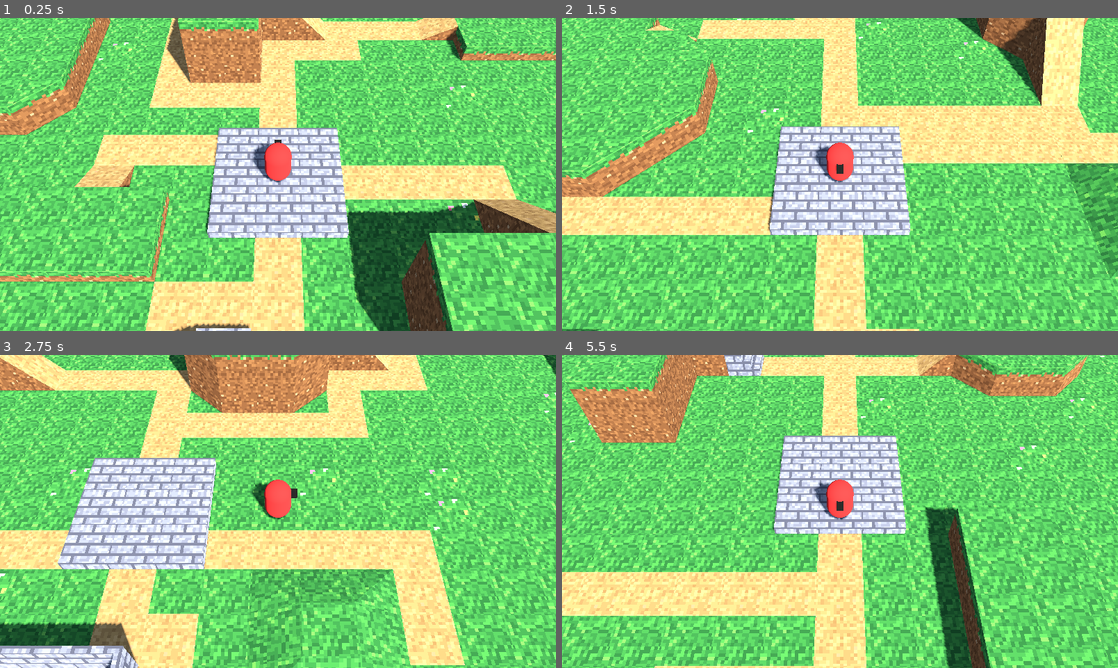
Above: before the commit, frames 1-4 (two rows, left to right).
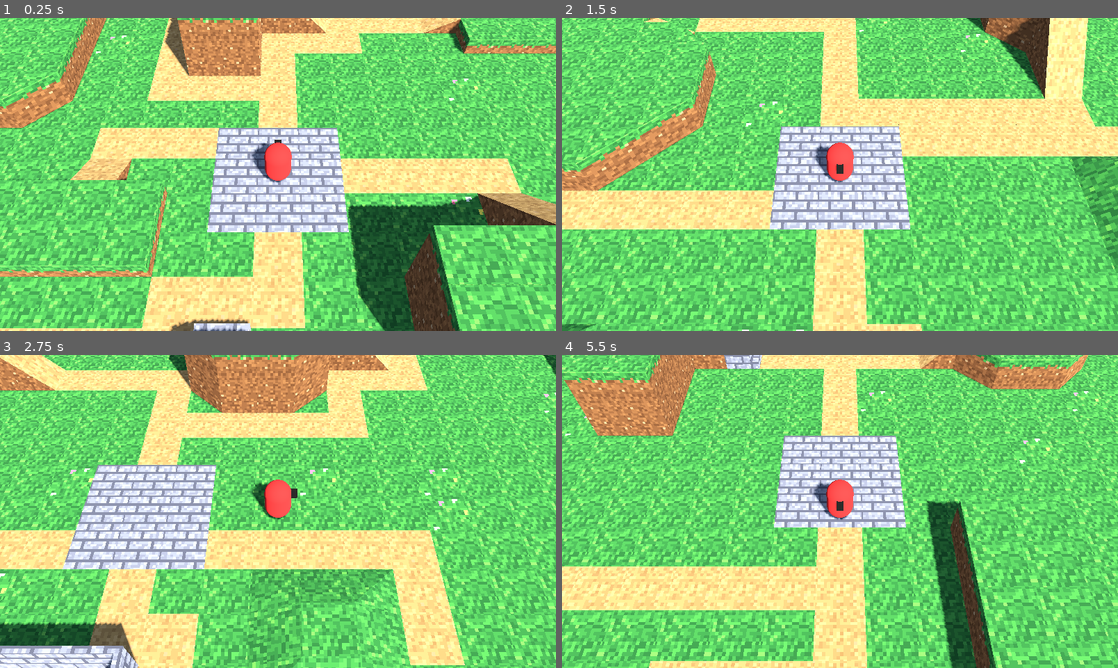
Above: after the commit, the same moments.

Repository: grimechristopher/procedural-game
Game: Godot game, scene res://scenes/main.tscn
Two runs of this game, one before a commit and one after it. Both use one fixed random seed, a clock stepped at 60 frames per second and the inputs below.
Inputs:
- Up to frame 1 (0.25 s): no input
- Up to frame 2 (1.5 s): tap Enter at 0.5 s; hold D (move_right) 0.53-1.28 s; hold R (regenerate) 0.53-1.28 s; hold S (move_down) from 1.28 s (still down); tap R (regenerate) at 1.35 s
- Up to frame 3 (2.75 s): release S (move_down) at 2.03 s; hold D (move_right) from 2.03 s (still down); hold Shift (run) from 2.03 s (still down); tap R (regenerate) at 2.3 s
- Up to frame 4 (5.5 s): release D (move_right) at 2.78 s; release Shift (run) at 2.78 s; hold W (move_up) 2.78-3.53 s; tap X at 2.85 s; tap R (regenerate) at 3.05, 4.35, 5.3 s; hold R (regenerate) 3.53-4.28 s; hold A (move_left) 3.53-5.03 s; hold S (move_down) from 5.03 s (still down); hold Shift (run) from 5.03 s (still down)

The runs differ from the first frame. In frame 1, 62% of the frame differs, in the area x 0-100%, y 0-100%; in frame 2, 62%; in frame 3, 6.1%; in frame 4, 65%.

Commit message:
Remove quarter-height slab and step tolerance
Heights must match exactly again, so height only changes on ramps and
stairs. The spawn plaza is now a stone-paved ground tile.

Co-Authored-By: Claude Opus 5.5 <noreply@anthropic.com>
Claude-Session: https://claude.ai/code/session_01QBAyNdiLYtBbpQzeaWaTYf

Diff:
--- a/scripts/main.gd
+++ b/scripts/main.gd
@@ -11,7 +11,7 @@
 func _unhandled_input(event: InputEvent) -> void:
 	if event.is_action_pressed("regenerate"):
 		world.generate(randi())
-		player.teleport(world.spawn_cell, world.spawn_layer)
+		player.teleport(world.spawn_cell)
 
 
 func _setup_input() -> void:
--- a/scripts/player.gd
+++ b/scripts/player.gd
@@ -36,7 +36,7 @@
 
 
 func _ready() -> void:
-	teleport(world.spawn_cell, world.spawn_layer)
+	teleport(world.spawn_cell)
 
 
 func teleport(target: Vector2i, target_layer := GridWorld.GROUND_LAYER) -> void:
--- a/scripts/world.gd
+++ b/scripts/world.gd
@@ -8,9 +8,9 @@
 ## hold several surfaces (e.g. ground under a bridge and the bridge deck).
 ##
 ## Movement rules (see find_move):
-## - Walk between two surfaces when their shared edge is at the same height
-##   (give or take MAX_STEP, a quarter block), so real height changes happen
-##   on ramps and stairs, which can only be entered from their low or high end.
+## - Walk between two surfaces when their shared edge is at the same height,
+##   so height only changes on ramps and stairs, which can only be entered
+##   from their low or high end.
 ## - Diagonal walks compare heights at the shared corner instead, and the
 ##   two cells beside the move must be passable at that corner (no corner
 ##   cutting). Diagonal ramps can only be walked diagonally, up or down.
@@ -30,7 +30,8 @@
 	FULL_DIRT, WEDGE_DIRT,
 	# Same shapes as RAMP and HALF_RAMP, grassed over, for the sides of mounds.
 	HILL_RAMP, HALF_HILL_RAMP,
-	SLAB,
+	# Stone paving at ground level, for the plaza at spawn.
+	PLAZA,
 	# Half-height slopes: HALF_* rise from 0 to 0.5, UPPER_HALF_* from 0.5 to 1,
 	# so a pair makes a gentle two-cell climb.
 	HALF_STAIRS, UPPER_HALF_RAMP, UPPER_HALF_STAIRS,
@@ -55,8 +56,6 @@
 const BRIDGE_THICKNESS := 0.15
 const EPS := 0.001
 const NO_MOVE := -999
-## Height difference you can step up or down without a slope.
-const MAX_STEP := 0.25
 
 @export var map_size := Vector2i(28, 28)
 @export var platform_count := 10
@@ -64,7 +63,6 @@
 @export var map_seed := 1
 
 var spawn_cell := Vector2i.ZERO
-var spawn_layer := 0
 
 
 func _ready() -> void:
@@ -93,11 +91,6 @@
 			if x == 0 or z == 0 or x == map_size.x - 1 or z == map_size.y - 1:
 				set_cell_item(Vector3i(x, 0, z), Tile.FULL)
 				set_cell_item(Vector3i(x, 1, z), Tile.FULL)
-
-	# Stone plaza at spawn.
-	for x in range(spawn_cell.x - 1, spawn_cell.x + 2):
-		for z in range(spawn_cell.y - 1, spawn_cell.y + 2):
-			set_cell_item(Vector3i(x, 0, z), Tile.SLAB)
 
 	var towers: Array[Rect2i] = []
 	var approaches: Array[Vector2i] = []
@@ -113,6 +106,9 @@
 				break
 	_place_bridges(rng, towers)
 	_decorate_ground(rng, approaches)
+	for x in range(spawn_cell.x - 1, spawn_cell.x + 2):
+		for z in range(spawn_cell.y - 1, spawn_cell.y + 2):
+			set_cell_item(Vector3i(x, GROUND_LAYER, z), Tile.PLAZA)
 	_bury_covered_blocks()
 
 
@@ -139,20 +135,15 @@
 			if rng.randf() < 0.08:
 				set_cell_item(Vector3i(x, GROUND_LAYER, z), Tile.FLOWERS)
 
-	# Breadth-first over straight steps that stay at ground level (or start
-	# from the plaza), so paths go around obstacles.
+	# Breadth-first over ground-level steps, so paths go around obstacles.
 	var came_from := { spawn_cell: spawn_cell }
-	var frontier: Array = [[spawn_cell, spawn_layer]]
+	var frontier: Array[Vector2i] = [spawn_cell]
 	while not frontier.is_empty():
-		var state: Array = frontier.pop_front()
-		var c: Vector2i = state[0]
+		var c: Vector2i = frontier.pop_front()
 		for d in [Vector2i.UP, Vector2i.DOWN, Vector2i.LEFT, Vector2i.RIGHT]:
-			if came_from.has(c + d):
-				continue
-			var next := find_move(c, state[1], d)
-			if next == GROUND_LAYER or (next == spawn_layer and get_cell_item(Vector3i(c.x + d.x, 0, c.y + d.y)) == Tile.SLAB):
+			if not came_from.has(c + d) and find_move(c, GROUND_LAYER, d) == GROUND_LAYER:
 				came_from[c + d] = c
-				frontier.append([c + d, next])
+				frontier.append(c + d)
 	for target in targets:
 		if not came_from.has(target):
 			continue
@@ -412,7 +403,7 @@
 			return NO_MOVE
 		for t in _surfaces(to):
 			var e2 := _edge(t, -dir)
-			if not is_nan(e2) and absf(e2 - e) <= MAX_STEP + EPS and not _edge_blocked(to, -dir, e2):
+			if is_equal_approx(e2, e) and not _edge_blocked(to, -dir, e2):
 				return t.layer
 		return NO_MOVE
 
@@ -427,7 +418,7 @@
 		return NO_MOVE
 	for t in _surfaces(to):
 		var h2 := _corner_height(t, -dir, true)
-		if not is_nan(h2) and absf(h2 - h) <= MAX_STEP + EPS and not _corner_blocked(to, -dir, h2):
+		if is_equal_approx(h2, h) and not _corner_blocked(to, -dir, h2):
 			return t.layer
 	return NO_MOVE
 
@@ -497,7 +488,7 @@
 		return false
 	for s in _surfaces(cell):
 		var ch := _corner_height(s, corner, false)
-		if not is_nan(ch) and absf(ch - h) <= MAX_STEP + EPS:
+		if is_equal_approx(ch, h):
 			return true
 	for layer in range(GROUND_LAYER + 1, TOP_LAYER + 1):
 		var item := get_cell_item(Vector3i(cell.x, layer, cell.y))
@@ -639,7 +630,6 @@
 				Tile.HALF_CORNER_OUTER, Tile.HALF_CORNER_INNER, Tile.HALF_DIAG_RAMP, \
 				Tile.FENCE, Tile.FENCE_CORNER:
 			return Vector2(layer, layer + 0.5)
-		Tile.SLAB: return Vector2(layer, layer + 0.25)
 		Tile.BRIDGE: return Vector2(layer + 1.0 - BRIDGE_THICKNESS, layer + 1.0)
 	return Vector2(layer, layer + 1.0)
 
@@ -696,7 +686,7 @@
 		[Tile.HALF_CORNER_OUTER, "HalfCornerOuter", _outer_corner_faces(0.5), hill],
 		[Tile.HALF_CORNER_INNER, "HalfCornerInner", _inner_corner_faces(0.5), hill],
 		[Tile.BRIDGE, "Bridge", _bridge_faces(), wood],
-		[Tile.SLAB, "Slab", _box_faces(Vector3(-0.5, 0, -0.5), Vector3(0.5, 0.25, 0.5)), stone],
+		[Tile.PLAZA, "Plaza", full_box, { top = Tex.STONE, side = Tex.DIRT, slope = Tex.STONE }],
 		[Tile.HALF_STAIRS, "HalfStairs", _stairs_faces(0.5, 2), stone],
 		[Tile.UPPER_HALF_RAMP, "UpperHalfRamp", _ramp_faces(0.5, 0.5), ramp],
 		[Tile.UPPER_HALF_STAIRS, "UpperHalfStairs", _stairs_faces(0.5, 2, 0.5), stone],
